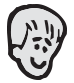
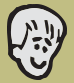
Layer changes from the first (74, 83) image to the second:
added layer "Layer 1" over [left=0, top=0, right=74, bottom=83]
